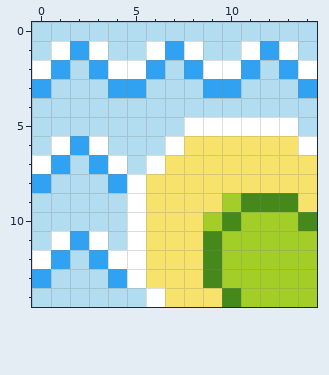
File history of a pixel-art sprite, resources/public/assets/water-land-corner.gif. The picture above is the old version.
The file is 15x15 pixels.
New version:
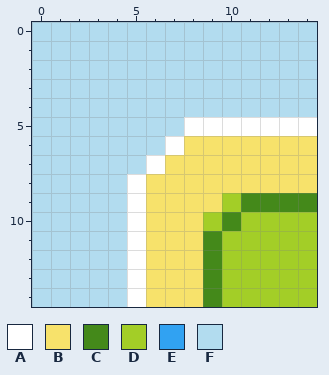
Palette (. is transparent): A #ffffff  B #f7e26b  C #44891a  D #a3ce27  E #31a2f2  F #b2dcef
Changes in this commit:
Colour F becomes colour A in row 5 at x 14; in row 14 at x 5.
Colour A becomes colour B in row 6 at x 14; in row 14 at x 6.
Colour B becomes colour C in row 9 at x 14; in row 14 at x 9.
Colour C becomes colour D in row 10 at x 14; in row 14 at x 10.
Colour A becomes colour F in row 1 at x 1, 3, 6, 8, 11 and 13; in row 2 at x 0, 4 to 5, 9 to 10 and 14; in row 6 at x 1 and 3; in row 7 at x 0 and 4; in row 11 at x 1 and 3; in row 12 at x 0 and 4.
Colour E becomes colour F in row 1 at x 2, 7 and 12; in row 2 at x 1, 3, 6, 8, 11 and 13; in row 3 at x 0, 4 to 5, 9 to 10 and 14; in row 6 at x 2; in row 7 at x 1 and 3; in row 8 at x 0 and 4.
Colour E becomes colour F in row 11 at x 2; in row 12 at x 1 and 3; in row 13 at x 0 and 4.
